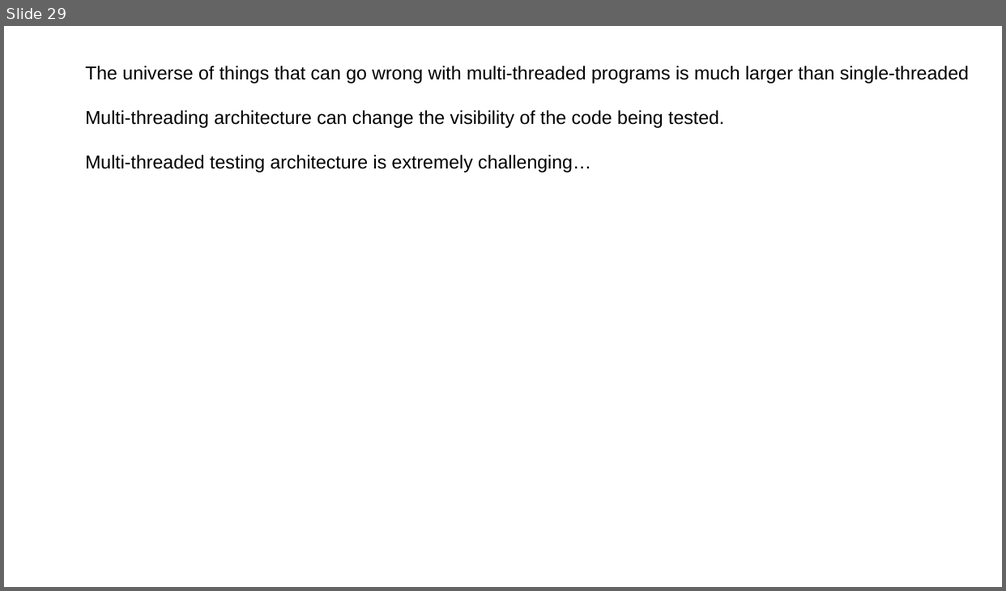
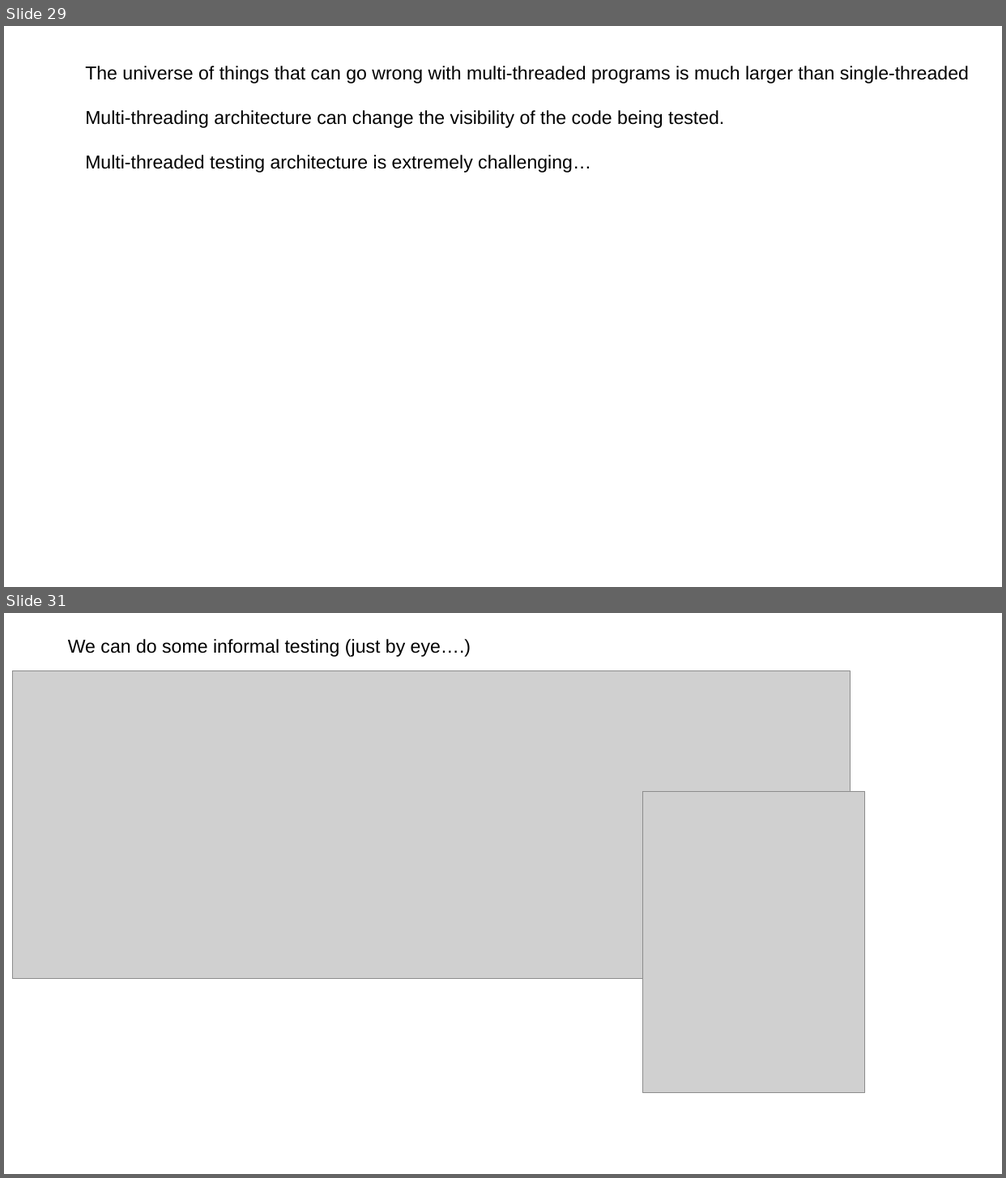
Before and after one commit to afodor/afodor.github.io, a slide deck: classes/prog2016/Prog3-Lecture20.pptx. Shown one above the other, each under a label of ours: slide 29 before the commit, slides 29 and 31 after it; the slides between them are not shown. The pictures are 1006x591 and 1006x1178 pixels, drawn with LibreOffice and Linux fonts; fonts in the diff are those of the drawing; grey boxes stand for pictures. Boxes give left, top, right and bottom in pixels: in the first picture for what was removed or moved away, otherwise in the second. Text is boxed around its words. In the diff, an @@ line names an element or a change of style, - is before the commit and + after.

```diff
--- a/classes/prog2016/Prog3-Lecture20.pptx
+++ b/classes/prog2016/Prog3-Lecture20.pptx
@@ slide 31 added at (4,613,1002,1174), background #FFFFFF @@
@@ text added at (68,639,471,657), 18 pt, text #000000 @@
+We can do some informal testing (just by eye….)
@@ picture added at (12,671,850,978) @@
@@ picture added at (642,791,865,1093) @@
```
Also in this commit, not shown: 2 other slides added.
